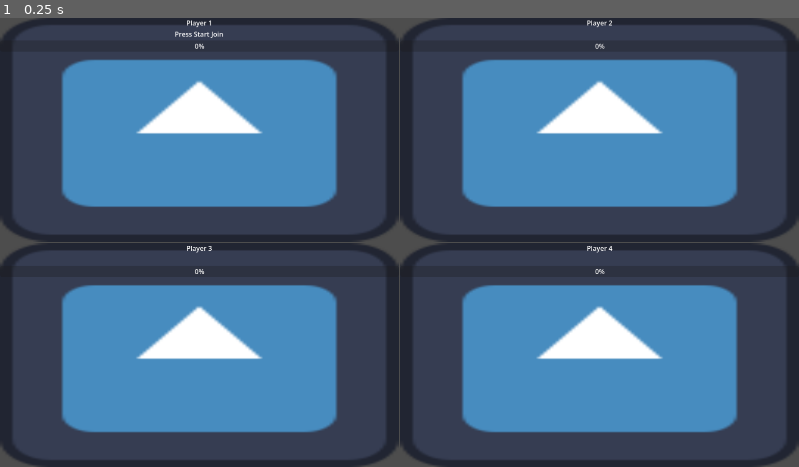
Above: before the commit, frame 1.
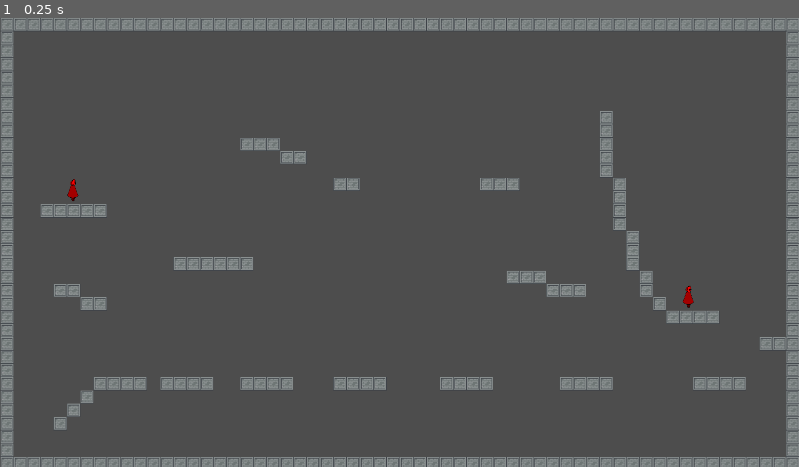
Above: after the commit, the same moment.

Repository: ozwi14/Wizard-Brawler
Game: Godot game, scene res://Levels/Andrew Collison test level.tscn
Two runs of this game, one before a commit and one after it. Both use one fixed random seed, a clock stepped at 60 frames per second and the inputs below. Before the commit the project starts from res://Levels/PlayerJoinMenu.tscn. The engine's default icon, where the game draws it, is replaced by a stand-in: a white triangle on a blue panel in a dark square.
Inputs:
- Up to frame 1 (0.25 s): no input

The runs differ from the first frame. In frame 1, 66% of the frame differs, in the area x 0-100%, y 0-100%.

Commit message:
feat: Hope I have something working
Commit before testing starts

Diff:
--- a/Autoload Scripts/GameManager.gd
+++ b/Autoload Scripts/GameManager.gd
@@ -8,5 +8,9 @@
 signal DeviceLinkedToPlayer
 signal PlayerReady
 
+signal PlayerFinishedUpgrading
+
+var rounds_played : int = 0
+
 func add_players(player: PlayerData) -> void:
 	players.append(player)
--- /dev/null
+++ b/Levels/PlayerUpgradeMenu.tscn
@@ -0,0 +1,79 @@
+[gd_scene format=3 uid="uid://djhowcau6ch3f"]
+
+[ext_resource type="Script" uid="uid://c4aln6xhfl7rk" path="res://Levels/player_upgrade_menu.gd" id="1_na53c"]
+[ext_resource type="PackedScene" uid="uid://ci72tpf3sau4r" path="res://Levels/UI/SpellChainSelectionBox.tscn" id="2_jfie5"]
+[ext_resource type="PackedScene" uid="uid://bw5ml2uh4hsyp" path="res://Levels/UI/UpgradeSpellSlot.tscn" id="3_jfie5"]
+
+[node name="Player Upgrade Menu" type="Control" unique_id=223752700 node_paths=PackedStringArray("upgrade_cards")]
+layout_mode = 3
+anchors_preset = 15
+anchor_right = 1.0
+anchor_bottom = 1.0
+grow_horizontal = 2
+grow_vertical = 2
+script = ExtResource("1_na53c")
+upgrade_cards = [NodePath("VBoxContainer/Upgrade Select Middle/UpgradeSpellSlot1"), NodePath("VBoxContainer/Upgrade Select Middle/UpgradeSpellSlot2"), NodePath("VBoxContainer/Upgrade Select Middle/UpgradeSpellSlot3"), NodePath("VBoxContainer/Upgrade Select Middle/UpgradeSpellSlot4"), NodePath("VBoxContainer/Upgrade Select Middle/UpgradeSpellSlot5")]
+
+[node name="Background Image" type="TextureRect" parent="." unique_id=293172243]
+layout_mode = 1
+anchors_preset = 15
+anchor_right = 1.0
+anchor_bottom = 1.0
+grow_horizontal = 2
+grow_vertical = 2
+
+[node name="VBoxContainer" type="VBoxContainer" parent="." unique_id=707701348]
+layout_mode = 1
+anchors_preset = 15
+anchor_right = 1.0
+anchor_bottom = 1.0
+grow_horizontal = 2
+grow_vertical = 2
+
+[node name="Top" type="HBoxContainer" parent="VBoxContainer" unique_id=605472436]
+layout_mode = 2
+size_flags_vertical = 3
+
+[node name="Player 1 Upgrade Selection" parent="VBoxContainer/Top" unique_id=619217511 instance=ExtResource("2_jfie5")]
+layout_mode = 2
+size_flags_horizontal = 3
+
+[node name="Player 2 Upgrade Selection" parent="VBoxContainer/Top" unique_id=1270430251 instance=ExtResource("2_jfie5")]
+layout_mode = 2
+size_flags_horizontal = 3
+
+[node name="Upgrade Select Middle" type="HBoxContainer" parent="VBoxContainer" unique_id=457061754]
+custom_minimum_size = Vector2(0, 100)
+layout_mode = 2
+
+[node name="UpgradeSpellSlot1" parent="VBoxContainer/Upgrade Select Middle" unique_id=540488165 instance=ExtResource("3_jfie5")]
+layout_mode = 2
+size_flags_horizontal = 3
+
+[node name="UpgradeSpellSlot2" parent="VBoxContainer/Upgrade Select Middle" unique_id=699211782 instance=ExtResource("3_jfie5")]
+layout_mode = 2
+size_flags_horizontal = 3
+
+[node name="UpgradeSpellSlot3" parent="VBoxContainer/Upgrade Select Middle" unique_id=1652451083 instance=ExtResource("3_jfie5")]
+layout_mode = 2
+size_flags_horizontal = 3
+
+[node name="UpgradeSpellSlot4" parent="VBoxContainer/Upgrade Select Middle" unique_id=1718160824 instance=ExtResource("3_jfie5")]
+layout_mode = 2
+size_flags_horizontal = 3
+
+[node name="UpgradeSpellSlot5" parent="VBoxContainer/Upgrade Select Middle" unique_id=1020944726 instance=ExtResource("3_jfie5")]
+layout_mode = 2
+size_flags_horizontal = 3
+
+[node name="Bottom" type="HBoxContainer" parent="VBoxContainer" unique_id=874708368]
+layout_mode = 2
+size_flags_vertical = 3
+
+[node name="Player 3 Upgrade Selection" parent="VBoxContainer/Bottom" unique_id=1161716010 instance=ExtResource("2_jfie5")]
+layout_mode = 2
+size_flags_horizontal = 3
+
+[node name="Player 4 Upgrade Selection" parent="VBoxContainer/Bottom" unique_id=886894291 instance=ExtResource("2_jfie5")]
+layout_mode = 2
+size_flags_horizontal = 3
--- /dev/null
+++ b/Levels/UI/SpellChainSelectionBox.tscn
@@ -0,0 +1,122 @@
+[gd_scene format=3 uid="uid://ci72tpf3sau4r"]
+
+[ext_resource type="Script" uid="uid://dnrei1pln1dlx" path="res://Levels/UI/spell_chain_selection_box.gd" id="1_cfelc"]
+
+[node name="SpellChainSelectionBox" type="Control" unique_id=619217511]
+layout_mode = 3
+anchors_preset = 15
+anchor_right = 1.0
+anchor_bottom = 1.0
+grow_horizontal = 2
+grow_vertical = 2
+script = ExtResource("1_cfelc")
+
+[node name="VBoxContainer" type="VBoxContainer" parent="." unique_id=236340132]
+layout_mode = 1
+anchors_preset = 15
+anchor_right = 1.0
+anchor_bottom = 1.0
+grow_horizontal = 2
+grow_vertical = 2
+
+[node name="Top Spell Chain Box" type="HBoxContainer" parent="VBoxContainer" unique_id=1539688635]
+layout_mode = 2
+size_flags_vertical = 3
+
+[node name="Spell Box" type="TextureRect" parent="VBoxContainer/Top Spell Chain Box" unique_id=616759413]
+layout_mode = 2
+size_flags_horizontal = 3
+
+[node name="First Chain Colour Box" type="ColorRect" parent="VBoxContainer/Top Spell Chain Box" unique_id=1407420808]
+layout_mode = 2
+size_flags_horizontal = 3
+
+[node name="First Chain Box" type="TextureRect" parent="VBoxContainer/Top Spell Chain Box/First Chain Colour Box" unique_id=1128410775]
+layout_mode = 1
+anchors_preset = 15
+anchor_right = 1.0
+anchor_bottom = 1.0
+grow_horizontal = 2
+grow_vertical = 2
+size_flags_horizontal = 3
+
+[node name="Second Chain Colour Box" type="ColorRect" parent="VBoxContainer/Top Spell Chain Box" unique_id=999235902]
+layout_mode = 2
+size_flags_horizontal = 3
+
+[node name="Second Chain Box" type="TextureRect" parent="VBoxContainer/Top Spell Chain Box/Second Chain Colour Box" unique_id=1641738]
+layout_mode = 1
+anchors_preset = 15
+anchor_right = 1.0
+anchor_bottom = 1.0
+grow_horizontal = 2
+grow_vertical = 2
+size_flags_horizontal = 3
+
+[node name="Middle Spell Chain Box" type="HBoxContainer" parent="VBoxContainer" unique_id=1711284293]
+layout_mode = 2
+size_flags_vertical = 3
+
+[node name="Spell Box" type="TextureRect" parent="VBoxContainer/Middle Spell Chain Box" unique_id=1169868202]
+layout_mode = 2
+size_flags_horizontal = 3
+
+[node name="First Chain Colour Box" type="ColorRect" parent="VBoxContainer/Middle Spell Chain Box" unique_id=1034980973]
+layout_mode = 2
+size_flags_horizontal = 3
+
+[node name="First Chain Box" type="TextureRect" parent="VBoxContainer/Middle Spell Chain Box/First Chain Colour Box" unique_id=375299035]
+layout_mode = 1
+anchors_preset = 15
+anchor_right = 1.0
+anchor_bottom = 1.0
+grow_horizontal = 2
+grow_vertical = 2
+size_flags_horizontal = 3
+
+[node name="Second Chain Colour Box" type="ColorRect" parent="VBoxContainer/Middle Spell Chain Box" unique_id=749220244]
+layout_mode = 2
+size_flags_horizontal = 3
+
+[node name="Second Chain Box" type="TextureRect" parent="VBoxContainer/Middle Spell Chain Box/Second Chain Colour Box" unique_id=1165516424]
+layout_mode = 1
+anchors_preset = 15
+anchor_right = 1.0
+anchor_bottom = 1.0
+grow_horizontal = 2
+grow_vertical = 2
+size_flags_horizontal = 3
+
+[node name="Bottom Spell Chain Box" type="HBoxContainer" parent="VBoxContainer" unique_id=757534773]
+layout_mode = 2
+size_flags_vertical = 3
+
+[node name="Spell Box" type="TextureRect" parent="VBoxContainer/Bottom Spell Chain Box" unique_id=1837133546]
+layout_mode = 2
+size_flags_horizontal = 3
+
+[node name="First Chain Colour Box" type="ColorRect" parent="VBoxContainer/Bottom Spell Chain Box" unique_id=1645780574]
+layout_mode = 2
+size_flags_horizontal = 3
+
+[node name="First Chain Box" type="TextureRect" parent="VBoxContainer/Bottom Spell Chain Box/First Chain Colour Box" unique_id=1269768146]
+layout_mode = 1
+anchors_preset = 15
+anchor_right = 1.0
+anchor_bottom = 1.0
+grow_horizontal = 2
+grow_vertical = 2
+size_flags_horizontal = 3
+
+[node name="Second Chain Colour Box" type="ColorRect" parent="VBoxContainer/Bottom Spell Chain Box" unique_id=2098197522]
+layout_mode = 2
+size_flags_horizontal = 3
+
+[node name="Second Chain Box" type="TextureRect" parent="VBoxContainer/Bottom Spell Chain Box/Second Chain Colour Box" unique_id=241492793]
+layout_mode = 1
+anchors_preset = 15
+anchor_right = 1.0
+anchor_bottom = 1.0
+grow_horizontal = 2
+grow_vertical = 2
+size_flags_horizontal = 3
--- /dev/null
+++ b/Levels/UI/UpgradeSpellSlot.tscn
@@ -0,0 +1,55 @@
+[gd_scene format=3 uid="uid://bw5ml2uh4hsyp"]
+
+[ext_resource type="Script" uid="uid://cnyhysfotq67t" path="res://Levels/UI/upgrade_spell_slot.gd" id="1_x7u1a"]
+
+[node name="UpgradeSpellSlot" type="Control" unique_id=540488165]
+layout_mode = 3
+anchors_preset = 15
+anchor_right = 1.0
+anchor_bottom = 1.0
+grow_horizontal = 2
+grow_vertical = 2
+script = ExtResource("1_x7u1a")
+
+[node name="HBoxContainer" type="HBoxContainer" parent="." unique_id=1091845237]
+layout_mode = 1
+anchors_preset = 15
+anchor_right = 1.0
+anchor_bottom = 1.0
+grow_horizontal = 2
+grow_vertical = 2
+
+[node name="Player Color 1" type="ColorRect" parent="HBoxContainer" unique_id=330036373]
+layout_mode = 2
+size_flags_horizontal = 3
+color = Color(1, 0, 0, 1)
+
+[node name="Player Color 2" type="ColorRect" parent="HBoxContainer" unique_id=1152387416]
+layout_mode = 2
+size_flags_horizontal = 3
+color = Color(0, 0, 1, 1)
+
+[node name="Player Color 3" type="ColorRect" parent="HBoxContainer" unique_id=1288163350]
+layout_mode = 2
+size_flags_horizontal = 3
+color = Color(0, 1, 0, 1)
+
+[node name="Player Color 4" type="ColorRect" parent="HBoxContainer" unique_id=1153032121]
+layout_mode = 2
+size_flags_horizontal = 3
+color = Color(1, 1, 0, 1)
+
+[node name="MarginContainer" type="MarginContainer" parent="." unique_id=1459397303]
+layout_mode = 1
+anchors_preset = 15
+anchor_right = 1.0
+anchor_bottom = 1.0
+grow_horizontal = 2
+grow_vertical = 2
+theme_override_constants/margin_left = 100
+theme_override_constants/margin_top = 100
+theme_override_constants/margin_right = 100
+theme_override_constants/margin_bottom = 100
+
+[node name="TextureRect" type="TextureRect" parent="MarginContainer" unique_id=1248310425]
+layout_mode = 2
--- /dev/null
+++ b/Levels/UI/spell_chain_selection_box.gd
@@ -0,0 +1,187 @@
+class_name SpellChainSelectionBox extends Control
+
+var player_data : PlayerData
+
+var enabled : bool = false
+
+@export var chain_user_selected : SpellItemData
+
+var selected_level : int = 0
+
+var upgradeSpellSlots : Array[UpgradeSpellSlot]
+
+@onready var top_first_chain_colour_box: ColorRect = $"VBoxContainer/Top Spell Chain Box/First Chain Colour Box"
+@onready var top_first_chain_box: TextureRect = $"VBoxContainer/Top Spell Chain Box/First Chain Colour Box/First Chain Box"
+@onready var top_second_chain_colour_box: ColorRect = $"VBoxContainer/Top Spell Chain Box/Second Chain Colour Box"
+@onready var top_second_chain_box: TextureRect = $"VBoxContainer/Top Spell Chain Box/Second Chain Colour Box/Second Chain Box"
+
+@onready var middle_first_chain_colour_box: ColorRect = $"VBoxContainer/Middle Spell Chain Box/First Chain Colour Box"
+@onready var middle_first_chain_box: TextureRect = $"VBoxContainer/Middle Spell Chain Box/First Chain Colour Box/First Chain Box"
+@onready var middle_second_chain_colour_box: ColorRect = $"VBoxContainer/Middle Spell Chain Box/Second Chain Colour Box"
+@onready var middle_second_chain_box: TextureRect = $"VBoxContainer/Middle Spell Chain Box/Second Chain Colour Box/Second Chain Box"
+
+@onready var bottom_first_chain_colour_box: ColorRect = $"VBoxContainer/Bottom Spell Chain Box/First Chain Colour Box"
+@onready var bottom_first_chain_box: TextureRect = $"VBoxContainer/Bottom Spell Chain Box/First Chain Colour Box/First Chain Box"
+@onready var bottom_second_chain_colour_box: ColorRect = $"VBoxContainer/Bottom Spell Chain Box/Second Chain Colour Box"
+@onready var bottom_second_chain_box: TextureRect = $"VBoxContainer/Bottom Spell Chain Box/Second Chain Colour Box/Second Chain Box"
+
+func _input(event: InputEvent) -> void:
+	if not enabled:
+		return
+	if event.device != player_data.device_id:
+		return
+
+	if event.is_action_pressed("ui_up"):
+		move_up()
+	if event.is_action_pressed("ui_down"):
+		move_down()
+
+func clear_colour() -> void:
+	top_first_chain_colour_box.color.a = 0
+	top_second_chain_colour_box.color.a = 0
+
+	middle_first_chain_colour_box.color.a = 0
+	middle_second_chain_colour_box.color.a = 0
+
+	bottom_first_chain_colour_box.color.a = 0
+	bottom_second_chain_colour_box.color.a = 0
+
+func clear_image() -> void:
+	top_first_chain_box.texture = null
+	top_second_chain_box.texture = null
+
+	middle_first_chain_box.texture = null
+	middle_second_chain_box.texture = null
+
+	bottom_first_chain_box.texture = null
+	bottom_second_chain_box.texture = null
+
+func _can_select_level() -> bool:
+	var selected_chain : Array[SpellSelectionDataWrapper]
+	if selected_level == 0:
+		selected_chain = player_data.x_spell_chains
+	if selected_level == 1:
+		selected_chain = player_data.y_spell_chains
+	if selected_level == 2:
+		selected_chain = player_data.x_spell_chains
+
+	if selected_chain.size() >= 2:
+		return false
+	return true
+
+func increase_selected_level() -> void:
+	selected_level -= 1
+	if (selected_level < 0):
+		selected_level = 2
+
+func decrease_selected_level() -> void:
+	selected_level += 1
+	if (selected_level > 2):
+		selected_level = 0
+
+func move_up() -> void:
+	var tries: int = 0
+	while true:
+		tries += 1
+		if tries > 3:
+			return
+
+		increase_selected_level()
+		if _can_select_level():
+			break
+
+	find_first_free()
+	update()
+
+func move_down() -> void:
+	var tries: int = 0
+	while true:
+		tries += 1
+		if tries > 3:
+			return
+
+		decrease_selected_level()
+		if _can_select_level():
+			break
+
+	find_first_free()
+	update()
+
+func find_first_free() -> void:
+	var selected_chain : Array[SpellSelectionDataWrapper]
+
+	if selected_level == 0:
+		selected_chain = player_data.x_spell_chains
+	if selected_level == 1:
+		selected_chain = player_data.y_spell_chains
+	if selected_level == 2:
+		selected_chain = player_data.b_spell_chains
+
+	if selected_chain.size() > 2:
+		assert(false, "Selected level [%d] is already full" % selected_level)
+
+	var wrapper : SpellSelectionDataWrapper = SpellSelectionDataWrapper.new()
+	wrapper.selected = false
+	wrapper.spell_data = chain_user_selected
+	selected_chain.append(wrapper)
+
+var held_time_required : float = 0.5
+var held_time : float = 0.0
+
+func _process(delta: float) -> void:
+	if not enabled:
+		return
+
+	if Input.is_joy_button_pressed(player_data.device_id, JOY_BUTTON_START):
+		held_time += delta
+
+		if held_time >= held_time_required:
+			enabled = false
+			GameManager.PlayerFinishedUpgrading.emit()
+	else:
+		held_time = 0
+
+func update():
+	clear_colour()
+	clear_image()
+	highlight_selected()
+
+	var array_length: int
+	array_length = player_data.x_spell_chains.size()
+	if array_length > 0:
+		top_first_chain_box.texture = player_data.x_spell_chains[0].spell_data.icon
+	if array_length > 1:
+		top_second_chain_box.texture = player_data.x_spell_chains[1].spell_data.icon
+
+	array_length = player_data.y_spell_chains.size()
+	if array_length > 0:
+		middle_first_chain_box.texture = player_data.y_spell_chains[0].spell_data.icon
+	if array_length > 1:
+		middle_second_chain_box.texture = player_data.y_spell_chains[1].spell_data.icon
+
+	array_length = player_data.b_spell_chains.size()
+	if array_length > 0:
+		bottom_first_chain_box.texture = player_data.b_spell_chains[0].spell_data.icon
+	if array_length > 1:
+		bottom_second_chain_box.texture = player_data.b_spell_chains[1].spell_data.icon
+
+func highlight_selected():
+	var array_length: int
+	if selected_level == 0:
+		array_length = player_data.x_spell_chains.size()
+		if array_length > 0:
+			top_first_chain_colour_box.color.a = 1
+		if array_length > 1:
+			top_second_chain_colour_box.color.a = 1
+	if selected_level == 1:
+		array_length = player_data.y_spell_chains.size()
+		if array_length > 0:
+			middle_first_chain_colour_box.color.a = 1
+		if array_length > 1:
+			middle_second_chain_colour_box.color.a = 1
+	if selected_level == 2:
+		array_length = player_data.b_spell_chains.size()
+		if array_length > 0:
+			bottom_first_chain_colour_box.color.a = 1
+		if array_length > 1:
+			bottom_second_chain_colour_box.color.a = 1
--- /dev/null
+++ b/Levels/UI/upgrade_spell_slot.gd
@@ -0,0 +1,35 @@
+class_name UpgradeSpellSlot extends Control
+
+var player_1_selected: bool = false
+var player_2_selected: bool = false
+var player_3_selected: bool = false
+var player_4_selected: bool = false
+
+@onready var player_color_1: ColorRect = $"HBoxContainer/Player Color 1"
+@onready var player_color_2: ColorRect = $"HBoxContainer/Player Color 2"
+@onready var player_color_3: ColorRect = $"HBoxContainer/Player Color 3"
+@onready var player_color_4: ColorRect = $"HBoxContainer/Player Color 4"
+
+func _ready() -> void:
+	player_color_1.color.a = 0
+	player_color_2.color.a = 0
+	player_color_3.color.a = 0
+	player_color_4.color.a = 0
+
+func _process(_delta: float) -> void:
+	if player_1_selected:
+		player_color_1.color.a = 1
+	else:
+		player_color_1.color.a = 0
+	if player_2_selected:
+		player_color_2.color.a = 1
+	else:
+		player_color_2.color.a = 0
+	if player_3_selected:
+		player_color_3.color.a = 1
+	else:
+		player_color_3.color.a = 0
+	if player_4_selected:
+		player_color_4.color.a = 1
+	else:
+		player_color_4.color.a = 0
--- /dev/null
+++ b/Levels/player_upgrade_menu.gd
@@ -0,0 +1,153 @@
+class_name PlayerUpgradeMenu extends Control
+
+@export var all_magic_upgrades : Array[SpellItemData]
+
+@export var upgrade_cards : Array[UpgradeSpellSlot]
+var upgrades_to_choose: Array[SpellItemData]
+
+var players : Array[PlayerData] = GameManager.players
+var player_states : Array[PlayerState]
+
+@onready var player_1_upgrade_selection: SpellChainSelectionBox = $"VBoxContainer/Top/Player 1 Upgrade Selection"
+@onready var player_2_upgrade_selection: SpellChainSelectionBox = $"VBoxContainer/Top/Player 2 Upgrade Selection"
+@onready var player_3_upgrade_selection: SpellChainSelectionBox = $"VBoxContainer/Bottom/Player 3 Upgrade Selection"
+@onready var player_4_upgrade_selection: SpellChainSelectionBox = $"VBoxContainer/Bottom/Player 4 Upgrade Selection"
+
+@export var card_amount: int = 5
+
+@export var next_level : PackedScene
+
+var player_1_upgrade_index : int = 0
+var player_2_upgrade_index : int = 0
+var player_3_upgrade_index : int = 0
+var player_4_upgrade_index : int = 0
+
+enum PlayerState {
+	SelectingUpgrade,
+	ApplyingUpgrade,
+	Ready,
+}
+
+func _ready() -> void:
+	if players.size() > 0:
+		player_1_upgrade_selection.player_data = players[0]
+		player_1_upgrade_selection.enabled = false
+		player_states.append(PlayerState.SelectingUpgrade)
+	if players.size() > 1:
+		player_2_upgrade_selection.player_data = players[1]
+		player_2_upgrade_selection.enabled = false
+		player_states.append(PlayerState.SelectingUpgrade)
+	if players.size() > 2:
+		player_3_upgrade_selection.player_data = players[2]
+		player_3_upgrade_selection.enabled = false
+		player_states.append(PlayerState.SelectingUpgrade)
+	if players.size() > 3:
+		player_4_upgrade_selection.player_data = players[3]
+		player_4_upgrade_selection.enabled = false
+		player_states.append(PlayerState.SelectingUpgrade)
+
+	_select_upgrades(card_amount)
+
+	GameManager.PlayerFinishedUpgrading.connect(_on_player_finsihed_upgrading)
+
+func _left_index(index : int) -> int:
+	index -= 1
+	if index < 0:
+		index = 4
+	return index
+
+func _right_index(index : int) -> int:
+	index += 1
+	if index > 4:
+		index = 0
+	return index
+
+func _input(event: InputEvent) -> void:
+	var player_id = _find_player_id(event.device)
+	if player_id == -1:
+		return
+
+	var current_state : PlayerState = player_states[player_id - 1]
+	if current_state != PlayerState.SelectingUpgrade:
+		return
+
+	if player_id == 1:
+		if event.is_action_pressed("ui_left"):
+			player_1_upgrade_index = _left_index(player_1_upgrade_index)
+		if event.is_action_pressed("ui_right"):
+			player_1_upgrade_index = _right_index(player_1_upgrade_index)
+		if event.is_action_pressed("action_start"):
+			player_states[player_id - 1] = PlayerState.ApplyingUpgrade
+			player_1_upgrade_selection.chain_user_selected = upgrades_to_choose[player_1_upgrade_index]
+			player_1_upgrade_selection.enabled = true
+
+	if player_id == 2:
+		if event.is_action_pressed("ui_left"):
+			player_2_upgrade_index = _left_index(player_2_upgrade_index)
+		if event.is_action_pressed("ui_right"):
+			player_2_upgrade_index = _right_index(player_2_upgrade_index)
+		if event.is_action_pressed("action_start"):
+			player_states[player_id - 1] = PlayerState.ApplyingUpgrade
+			player_2_upgrade_selection.chain_user_selected = upgrades_to_choose[player_2_upgrade_index]
+			player_2_upgrade_selection.enabled = true
+
+	if player_id == 3:
+		if event.is_action_pressed("ui_left"):
+			player_3_upgrade_index = _left_index(player_3_upgrade_index)
+		if event.is_action_pressed("ui_right"):
+			player_3_upgrade_index = _right_index(player_3_upgrade_index)
+		if event.is_action_pressed("action_start"):
+			player_states[player_id - 1] = PlayerState.ApplyingUpgrade
+			player_3_upgrade_selection.chain_user_selected = upgrades_to_choose[player_3_upgrade_index]
+			player_3_upgrade_selection.enabled = true
+
+	if player_id == 4:
+		if event.is_action_pressed("ui_left"):
+			player_4_upgrade_index = _left_index(player_4_upgrade_index)
+		if event.is_action_pressed("ui_right"):
+			player_4_upgrade_index = _right_index(player_4_upgrade_index)
+		if event.is_action_pressed("action_start"):
+			player_states[player_id - 1] = PlayerState.ApplyingUpgrade
+			player_4_upgrade_selection.chain_user_selected = upgrades_to_choose[player_4_upgrade_index]
+			player_4_upgrade_selection.enabled = true
+	select_upgrade_slot()
+
+var players_ready : int = 0
+
+func _on_player_finsihed_upgrading() -> void:
+	players_ready += 1
+
+	if players_ready == players.size():
+		print("Load next level")
+		get_tree().change_scene_to_packed(next_level)
+
+func select_upgrade_slot() -> void:
+	var index : int = -1
+	for upgrade_card in upgrade_cards:
+		index += 1
+		upgrade_card.player_1_selected = player_1_upgrade_index == index
+		upgrade_card.player_2_selected = player_2_upgrade_index == index
+		upgrade_card.player_3_selected = player_3_upgrade_index == index
+		upgrade_card.player_4_selected = player_4_upgrade_index == index
+
+func _find_player_id(device_id: int) -> int:
+	for player in players:
+		if player.device_id == device_id:
+			return player.player_id
+	return -1
+
+func _all_players_selected_upgrade() -> void:
+	if players.size() > 0:
+		player_1_upgrade_selection.enabled = true
+	if players.size() > 1:
+		player_2_upgrade_selection.enabled = true
+	if players.size() > 2:
+		player_3_upgrade_selection.enabled = true
+	if players.size() > 3:
+		player_4_upgrade_selection.enabled = true
+
+func _select_upgrades(amount: int) -> void:
+	upgrades_to_choose = all_magic_upgrades.duplicate()
+	upgrades_to_choose.shuffle()
+
+	upgrades_to_choose = upgrades_to_choose.slice(0, amount)
--- a/Player/PlayerData.gd
+++ b/Player/PlayerData.gd
@@ -2,4 +2,9 @@
 
 @export var player_id: int
 @export var device_id: int
+@export var color: Color
 @export var spells: Array[SpellItemData]
+
+@export var x_spell_chains : Array
+@export var y_spell_chains : Array
+@export var b_spell_chains : Array
--- a/Player/player.gd
+++ b/Player/player.gd
@@ -26,7 +26,6 @@
 func _ready() -> void:
 	print("Player %d exists", player_data.player_id)
 	print("Player at: ", position)
-	assert(player_data.spells.size() == 3)
 	#set players controls
 	_jumps_remaining = max_jumps
 	pass
--- a/project.godot
+++ b/project.godot
@@ -11,7 +11,7 @@
 [application]
 
 config/name="Wizard Brawler"
-run/main_scene="uid://b78ch2jkg8fdp"
+run/main_scene="uid://b2ygysseoha0o"
 config/features=PackedStringArray("4.6", "Forward Plus")
 config/icon="res://icon.svg"
 
Not shown, added: Levels/UI/spell_chain_selection_box.gd.uid
Not shown, added: Levels/UI/upgrade_spell_slot.gd.uid
Not shown, added: Levels/player_upgrade_menu.gd.uid
